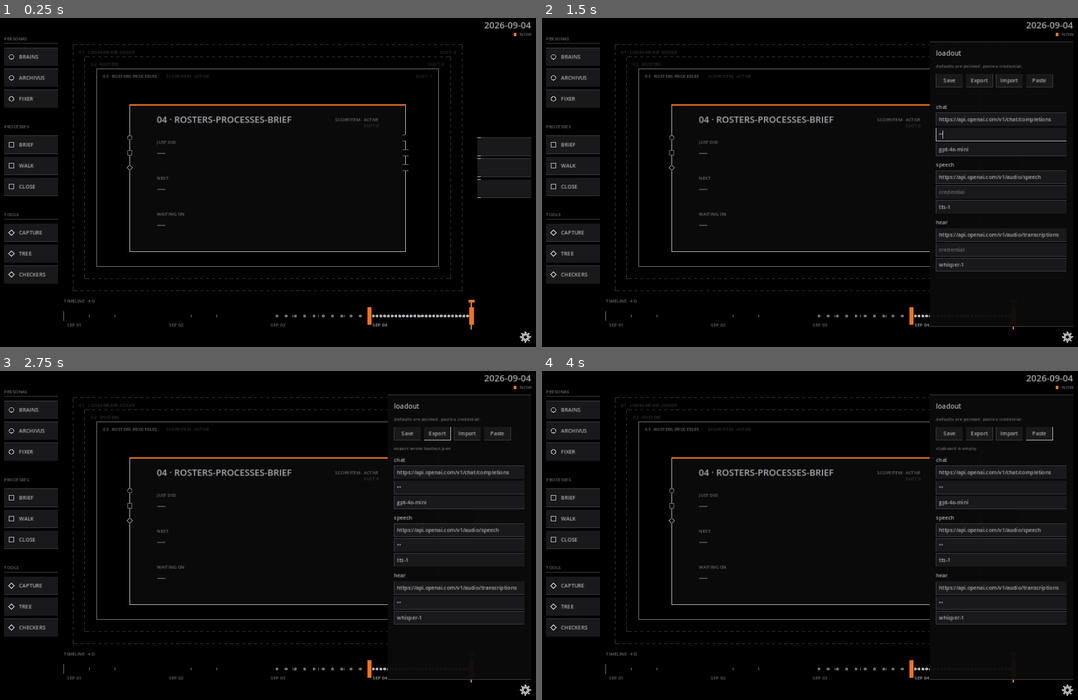
Above: before the commit, frames 1-4 (two rows, left to right).
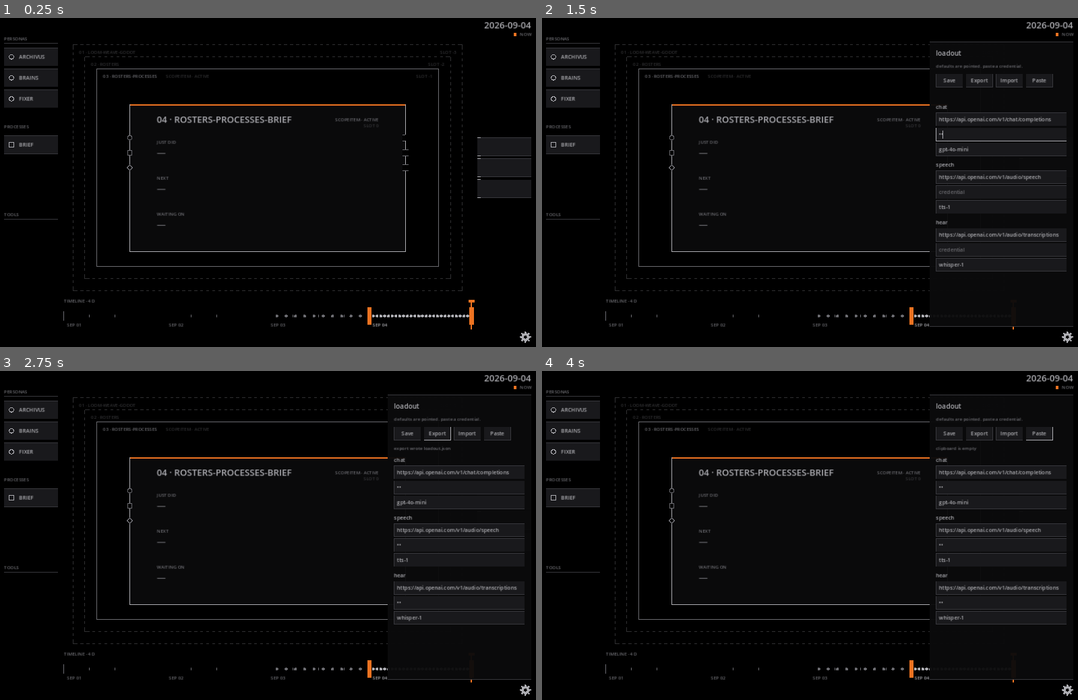
Above: after the commit, the same moments.

Repository: AutomatedPOS/loom-weave-godot
Game: Godot game, scene res://weave/Main.tscn
Two runs of this game, one before a commit and one after it. Both use one fixed random seed, a clock stepped at 60 frames per second and the inputs below.
Inputs (mouse positions are in pixels of both pictures, inside the frame that each line leads up to):
- Up to frame 1 (0.25 s): no input
- Up to frame 2 (1.5 s): click (1067, 337) at 0.5 s; click (1002, 133) at 1.27 s; type "12" at 1.35 s
- Up to frame 3 (2.75 s): click (460, 545) at 1.5 s; type "12" at 1.58 s; click (460, 601) at 1.73 s; type "12" at 1.82 s; click "Export" at 2 s
- Up to frame 4 (4 s): click "Import" at 2.75 s; click "Paste" at 3.5 s

The runs differ from the first frame. In frame 1, 2.8% of the frame differs, in the area x 0-11%, y 11-81%; in frame 2, 2.8%; in frame 3, 2.8%; in frame 4, 2.8%.

Commit message:
Point the painted rails at the tree.
Rosters are no longer stand-in names. Personas, brief, and an empty
tools rail come from the tree. Invented Walk, Close, Capture, Tree,
and Checkers are off the window. Five smokes green.

Co-authored-by: automatedpos <automatedpos@gmail.com>

Diff:
--- a/canvas-plumbing/thread.json
+++ b/canvas-plumbing/thread.json
@@ -7,9 +7,9 @@
   "isPartOf": "65d82731-e9c3-451a-a223-be0bb4d56b06",
   "representedBy": "../artifacts/canvas-plumbing/canvas-plumbing.md",
   "body": "Cycle four Do, plumbing half. Rosters in the tree, persona bind through the loadout, attachment, shape as query, timeline refill. weave/ not touched.",
-  "justDid": "Landed the contract and a query-only shape store with refill tests. Three personas and brief are in the tree. Tools roster is empty on purpose.",
-  "next": "Owner Check. Painting reads the roster guids. GDScript port of the shape store waits on weave/ being allowed.",
-  "waitingOn": "Owner on the OPEN list. Painting of the first screen.",
+  "justDid": "Merged painting. Pointed the painted rails at the tree rosters. Tools stay empty. Brief is the only process chip.",
+  "next": "Owner merge of this PR. Shape save on the browser and the bind-to-talk still wait.",
+  "waitingOn": "Owner merge.",
   "props": [
     {
       "name": "pdca",
--- a/plans/canvas/thread.json
+++ b/plans/canvas/thread.json
@@ -7,8 +7,8 @@
   "isPartOf": "65d82731-e9c3-451a-a223-be0bb4d56b06",
   "representedBy": "../../artifacts/canvas-spec/canvas-spec.md",
   "body": "Weaver PDCA cycle four. Plan step: the canvas. The window stops being a tree renderer and becomes a surface the owner composes on. Two seats cut from one spec: Grok and Cursor take the plumbing, Claude Code takes the painting. The owner sets the scene.",
-  "justDid": "Plumbing planned and run against this spec. Process primitives researched, not invented. Three rosters, persona pipe, attachment, shape as a query, refill at T. weave/ not touched.",
-  "next": "Owner Check of the plumbing. Painting of the first screen is the other half.",
-  "waitingOn": "Owner on the OPEN list. Painting of the first screen.",
+  "justDid": "Painting merged from master. Rails now read the three roster parents. Invented Walk/Close/Capture/Tree/Checkers are off the window.",
+  "next": "Owner Check and merge. GDScript shape store and the persona bind-to-loadout still wait.",
+  "waitingOn": "Owner merge. OPEN 1, 3. Inbox format. Any tool.",
   "sourceVerified": false
 }
--- a/thread.json
+++ b/thread.json
@@ -5,8 +5,8 @@
   "actualStart": "2026-09-03",
   "state": "active",
   "isPartOf": "",
-  "justDid": "Cycle four Plan is the canvas. Plumbing is on this branch: process primitives, three rosters, persona pipe, attachment, shape as a query, timeline refill. weave/ not touched.",
-  "next": "Owner Check of the plumbing. Painting is the other half. Nothing in Do on the window.",
-  "waitingOn": "Owner on the canvas OPEN list. Painting of the first screen.",
+  "justDid": "Painting merged. Plumbing joined: rails read the tree, tools empty, brief is the only process. Shape is still a query.",
+  "next": "Owner Check of this joined branch. Merge. Deploy dord-dev is the next sitting if the window is accepted.",
+  "waitingOn": "Owner merge of the plumbing PR. OPEN 1, 3, inbox format, any tool.",
   "sourceVerified": false
 }
--- a/weave/Canvas.gd
+++ b/weave/Canvas.gd
@@ -10,8 +10,12 @@
 ##
 ## Draw order follows the slot spec: frames back to front, tiles, the
 ## seat, then the interface track. Tap looks, drag moves. Nothing here
-## writes to the tree. What a drag attaches lives in memory only; the
-## shape store is the other half.
+## writes to the tree. Docked chips live in memory; a saved shape is a
+## query in scripts/canvas_model.py.
+##
+## Rails read the three roster parents in the tree. A rail item is a
+## child with props.rail matching the kind, shown by its folder name.
+## An empty rail is a valid source.
 ##
 ## Every colour and size is a LoomTokens value. Text draws with the
 ## Theme's default font at token sizes.
@@ -19,11 +23,10 @@
 signal persona_tapped(name: String)
 
 const KINDS: Array[StringName] = [&"persona", &"process", &"tool"]
-## Stand-in rosters until the rail pipe lands. Names only.
-const ROSTERS := {
-	&"persona": ["Brains", "Archivus", "Fixer"],
-	&"process": ["Brief", "Walk", "Close"],
-	&"tool": ["Capture", "Tree", "Checkers"],
+const ROSTER_OF := {
+	&"persona": "personas",
+	&"process": "processes",
+	&"tool": "tools",
 }
 const RAIL_TITLES := {&"persona": "personas", &"process": "processes", &"tool": "tools"}
 const PORTS := 3
@@ -91,7 +94,17 @@
 
 
 func rail_names(kind: StringName) -> PackedStringArray:
-	return PackedStringArray(ROSTERS.get(kind, []))
+	var out := PackedStringArray()
+	var parent := _roster_parent(str(ROSTER_OF.get(kind, "")))
+	if parent.is_empty():
+		return out
+	var day := position_date()
+	var kids: Array = _loader.kids(parent)
+	kids.sort_custom(_by_date)
+	for child in kids:
+		if _present(child, day):
+			out.append(_rail_label(child))
+	return out
 
 
 func port_count() -> int:
@@ -300,7 +313,7 @@
 	else:
 		var frac := clampf((x - _timeline.position.x) / _timeline.size.x, 0.0, 1.0)
 		_scrub = frac * LoomTokens.TIMELINE_DAYS
-	queue_redraw()
+	_relayout()
 
 
 # --- tree ---------------------------------------------------------------------
@@ -377,7 +390,7 @@
 	for i in KINDS.size():
 		var kind: StringName = KINDS[i]
 		var y0 := _field.position.y + i * band
-		var names: Array = ROSTERS[kind]
+		var names := rail_names(kind)
 		for j in names.size():
 			var cy := y0 + LoomTokens.SPACE_5 + LoomTokens.SPACE_2 + j * (LoomTokens.TOUCH_H + LoomTokens.SPACE_2)
 			_chip_rects["%s/%s" % [kind, names[j]]] = Rect2(LoomTokens.INSET, cy, LoomTokens.RAIL_W, LoomTokens.TOUCH_H)
@@ -547,7 +560,7 @@
 		_caps(font, Vector2(LoomTokens.INSET, y0 + LoomTokens.TEXT_SM), RAIL_TITLES[kind], LoomTokens.DIM)
 		var rule_y := y0 + LoomTokens.SPACE_4 + LoomTokens.SPACE_1
 		draw_line(Vector2(LoomTokens.INSET, rule_y), Vector2(LoomTokens.INSET + LoomTokens.RAIL_W, rule_y), LoomTokens.EDGE, LoomTokens.BORDER)
-		for name in ROSTERS[kind]:
+		for name in rail_names(kind):
 			_chip(font, chip_rect(kind, name), kind, name, LoomTokens.EDGE, false)
 
 
@@ -793,6 +806,74 @@
 	return d if d != "" else str(node.get("actualEnd", ""))
 
 
+func _day_field(node: Dictionary, key: String) -> String:
+	var d := str(node.get(key, ""))
+	return d if d.length() == 10 else ""
+
+
+## A node has begun by day if any lived date is on or before it.
+func _begun(node: Dictionary, day: String) -> bool:
+	var start := _day_field(node, "actualStart")
+	if start != "":
+		return start <= day
+	var ended := _day_field(node, "actualEnd")
+	if ended != "":
+		return ended <= day
+	var decided := _day_field(node, "decidedDate")
+	if decided != "":
+		return decided <= day
+	return false
+
+
+func _is_ghost(node: Dictionary, day: String) -> bool:
+	if _begun(node, day):
+		return false
+	var start := _day_field(node, "actualStart")
+	var ended := _day_field(node, "actualEnd")
+	var decided := _day_field(node, "decidedDate")
+	var planned := _day_field(node, "plannedStart")
+	var planned_end := _day_field(node, "plannedEnd")
+	if start == "" and ended == "" and decided == "" and planned == "" and planned_end == "":
+		return true
+	if planned != "" and planned <= day:
+		return planned_end == "" or planned_end >= day
+	return false
+
+
+func _present(node: Dictionary, day: String) -> bool:
+	return _begun(node, day) or _is_ghost(node, day)
+
+
+func _prop(node: Dictionary, name: String) -> String:
+	var props: Variant = node.get("props", [])
+	if typeof(props) != TYPE_ARRAY:
+		return ""
+	for item in props:
+		if typeof(item) == TYPE_DICTIONARY and str(item.get("name", "")) == name:
+			return str(item.get("value", ""))
+	return ""
+
+
+func _roster_parent(rail: String) -> Dictionary:
+	if rail == "":
+		return {}
+	for node in _loader.nodes:
+		if _prop(node, "roster") == rail:
+			return node
+	return {}
+
+
+## Folder name, titled. rosters/personas/brains → Brains.
+func _rail_label(node: Dictionary) -> String:
+	var path := str(node.get("_path", ""))
+	var folder := path.get_base_dir().get_file()
+	if folder != "":
+		return folder.capitalize()
+	var name := str(node.get("name", "?"))
+	var bits := name.split("-")
+	return str(bits[bits.size() - 1]).capitalize()
+
+
 func _unix(date: String) -> int:
 	return int(Time.get_unix_time_from_datetime_string(date))
 
--- a/weave/canvas_smoke.gd
+++ b/weave/canvas_smoke.gd
@@ -41,13 +41,22 @@
 		_fail("no seat")
 		return
 
-	# Rails: three rosters, every chip a touch target.
+	# Rails: three kinds. Chips that exist are touch targets. Tools is
+	# empty until the owner names one. Invented stand-ins are gone.
+	if canvas.rail_names(&"persona").find("Brains") < 0:
+		_fail("personas rail missed Brains")
+		return
+	if canvas.rail_names(&"process").find("Brief") < 0:
+		_fail("processes rail missed Brief")
+		return
+	if canvas.rail_names(&"process").find("Walk") >= 0:
+		_fail("invented process still on the rail")
+		return
+	if not canvas.rail_names(&"tool").is_empty():
+		_fail("tools rail was filled without an authored tool")
+		return
 	for kind in LoomCanvas.KINDS:
-		var names := canvas.rail_names(kind)
-		if names.is_empty():
-			_fail("rail %s is empty" % kind)
-			return
-		for name in names:
+		for name in canvas.rail_names(kind):
 			var r := canvas.chip_rect(kind, name)
 			if r.size.y < LoomTokens.TOUCH_H or r.size.x != LoomTokens.RAIL_W:
 				_fail("chip %s/%s is not a touch target: %s" % [kind, name, r])
Not shown, changed: README.md
Not shown, changed: artifacts/findings/2026-09-04-canvas-plumbing.md
